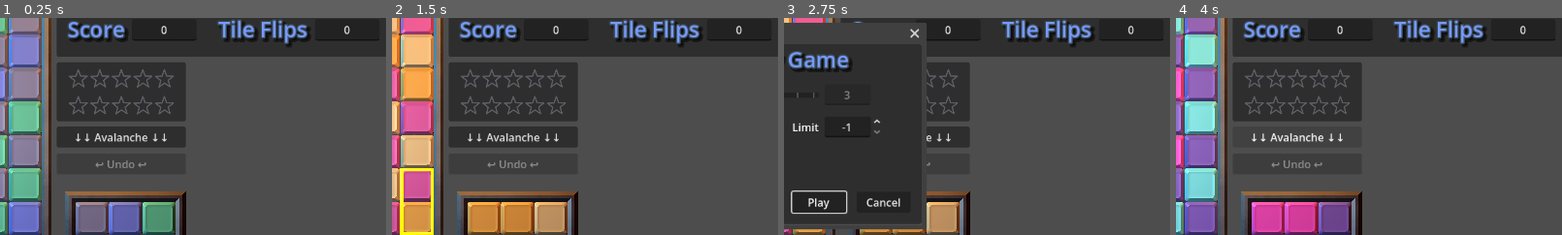
Above: before the commit, frames 1-4 (left to right).
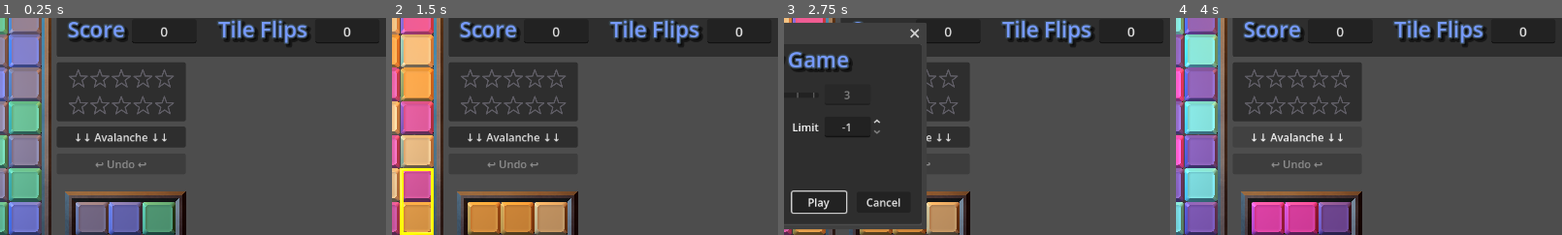
Above: after the commit, the same moments.

Repository: oxben/Swap
Game: Godot game, scene res://scenes/main.tscn
Two runs of this game, one before a commit and one after it. Both use one fixed random seed, a clock stepped at 60 frames per second and the inputs below.
Inputs:
- Up to frame 1 (0.25 s): no input
- Up to frame 2 (1.5 s): click "New Game" at 0.5 s; click "Play" at 1.25 s
- Up to frame 3 (2.75 s): click "New Game" at 2 s
- Up to frame 4 (4 s): click "Play" at 2.75 s; click "↓↓ Avalanche ↓↓" at 3.5 s
The pictures show only the part of the screen within x 49-99%, y 23-73%; the shares and areas given below are measured in that part.

The runs differ from the first frame. In frame 1, 0.3% of the frame differs, in the area x 34-98%, y 3-12%; in frame 2, 0.3%; in frame 3, 0.3%; in frame 4, 0.3%.

Commit message:
Improve sucess: new nofication, new sounds, fireworks!

Diff:
--- a/swap/scenes/main.gd
+++ b/swap/scenes/main.gd
@@ -23,6 +23,7 @@
 	$PlaygroundSquare.tile_clicked.connect(_on_tile_clicked)
 	$PlaygroundSquare.tile_destroyed.connect(_on_tile_destroyed)
 	$ConfigDialog.configuration_applied.connect(_on_new_game_configured)
+	$SuccessPanel.visible = false
 	start_game()
 
 
@@ -43,6 +44,7 @@
 
 
 func start_game():
+	$SuccessPanel.visible = false
 	$PanelScore/ButtonAvalanche.disabled = not Globals.options.avalanche_enabled
 	game_states.clear()
 	$PanelScore/ButtonUndo.disabled = true
@@ -176,7 +178,10 @@
 		stats.stars_won = min(stats.stars_won + 1, MAX_STARS)
 	self.update_score()
 	if $PlaygroundSquare.is_empty():
-		self.show_message("Success!")
+		#self.show_message("Success!")
+		$SuccessPanel.visible = true
+		$AudioPlayerSuccess.play()
+		$PlaygroundSquare.celebrate_success()
 
 
 func _on_button_avalanche_pressed() -> void:
--- a/swap/scenes/main.tscn
+++ b/swap/scenes/main.tscn
@@ -7,10 +7,20 @@
 [ext_resource type="LabelSettings" uid="uid://cntcvhe0hmawc" path="res://assets/ui/score_label_settings.tres" id="4_jyhfs"]
 [ext_resource type="PackedScene" uid="uid://bydj2q725jr0f" path="res://scenes/stars_panel.tscn" id="5_tbgi4"]
 [ext_resource type="PackedScene" uid="uid://bypyb0ca87m6s" path="res://scenes/swap_title.tscn" id="6_tefeu"]
+[ext_resource type="AudioStream" uid="uid://yb6x54wod120" path="res://assets/sounds/success.ogg" id="8_tipki"]
 
 [sub_resource type="LabelSettings" id="LabelSettings_o6xl0"]
 font_size = 12
 font_color = Color(0.14767182, 0.14767179, 0.14767179, 1)
+
+[sub_resource type="LabelSettings" id="LabelSettings_tipki"]
+font_size = 32
+font_color = Color(1, 0.8509804, 0, 1)
+outline_size = 6
+outline_color = Color(0.80903864, 0.5088226, 0, 1)
+shadow_size = 12
+shadow_color = Color(0, 0, 0, 0.5019608)
+shadow_offset = Vector2(4, 4)
 
 [node name="Main" type="Node3D" unique_id=1447419065]
 script = ExtResource("1_0wfyh")
@@ -91,6 +101,7 @@
 offset_top = 24.0
 offset_right = 208.0
 offset_bottom = 56.0
+theme_override_font_sizes/font_size = 20
 text = "0"
 alignment = 1
 
@@ -110,6 +121,7 @@
 offset_top = 24.0
 offset_right = 480.0
 offset_bottom = 56.0
+theme_override_font_sizes/font_size = 20
 text = "0"
 alignment = 1
 
@@ -169,6 +181,25 @@
 label_settings = SubResource("LabelSettings_o6xl0")
 horizontal_alignment = 2
 
+[node name="SuccessPanel" type="Panel" parent="." unique_id=1647385504]
+offset_left = 192.0
+offset_top = 224.0
+offset_right = 448.0
+offset_bottom = 416.0
+
+[node name="SuccessLabel" type="Label" parent="SuccessPanel" unique_id=2135294787]
+layout_mode = 0
+offset_left = 8.0
+offset_top = 8.0
+offset_right = 248.0
+offset_bottom = 184.0
+text = "★★★
+SUCCESS
+★★★"
+label_settings = SubResource("LabelSettings_tipki")
+horizontal_alignment = 1
+vertical_alignment = 1
+
 [node name="ConfirmationDialog" type="ConfirmationDialog" parent="." unique_id=1658878266]
 
 [node name="AcceptDialog" type="AcceptDialog" parent="." unique_id=348880569]
@@ -181,6 +212,10 @@
 transform = Transform3D(3.9653835, 0, 0, 0, -8.742278e-08, 2, 0, -3.9653835, -1.7333242e-07, 0.052286148, 0.8049343, 0.073981225)
 light_energy = 0.5
 spot_range = 1.0
+
+[node name="AudioPlayerSuccess" type="AudioStreamPlayer" parent="." unique_id=995376325]
+stream = ExtResource("8_tipki")
+volume_db = -10.0
 
 [connection signal="pressed" from="PanelScore/ButtonAvalanche" to="." method="_on_button_avalanche_pressed"]
 [connection signal="pressed" from="PanelScore/ButtonUndo" to="." method="_on_button_undo_pressed"]
--- a/swap/scenes/playground_square.gd
+++ b/swap/scenes/playground_square.gd
@@ -166,6 +166,19 @@
 			tile_grid[y][x] = -1
 			if color_idx != -1:
 				self.add_tile(x, y, color_idx)
+
+
+func celebrate_success():
+	if not is_empty():
+		return
+
+	for y in range(GRID_SIZE):
+		for x in range(GRID_SIZE):
+			if randf() < 0.25:
+				var color = randi_range(0, Globals.options.color_count-1)
+				add_tile(x, y, color)
+				var tile = get_tile_node(x, y)
+				destroy_tile(tile, color, 1.5)
 
 
 func _on_tile_hovered(x: int, y: int, side: int):
@@ -318,7 +331,7 @@
 	return count
 
 
-func destroy_tile(tile, tile_color):
+func destroy_tile(tile, tile_color, explosion_lifetime=0.0):
 	"""
 	Remove tile from scene and and add explosion
 	"""
@@ -327,6 +340,7 @@
 	var explosion = explosion_scene.instantiate()
 	explosion.position = tile.position + Vector3(0, 0.02, 0)
 	explosion.color_mat = Globals.color_materials[tile_color]
+	explosion.lifetime = explosion_lifetime
 	add_child(explosion)
 
 
--- a/swap/scenes/stars_panel.gd
+++ b/swap/scenes/stars_panel.gd
@@ -3,6 +3,11 @@
 const star_count: int = 10
 
 func light_stars(count: int):
+	# delay a bit the display
+	await get_tree().create_timer(0.5).timeout
 	for i in range(star_count):
 		var star = self.get_node("SpriteStar_%d" % [i])
+		var prev_frame = star.frame
 		star.frame = 1 if i < count else 0
+		if star.frame > prev_frame:
+			$AudioPlayerNewStar.play()
--- a/swap/scenes/stars_panel.tscn
+++ b/swap/scenes/stars_panel.tscn
@@ -2,6 +2,7 @@
 
 [ext_resource type="Script" uid="uid://c876fw12gfct6" path="res://scenes/stars_panel.gd" id="1_8ptql"]
 [ext_resource type="Texture2D" uid="uid://3orq0phn48aq" path="res://assets/ui/star_anim.svg" id="1_kofbq"]
+[ext_resource type="AudioStream" uid="uid://c1ojoowxbifp3" path="res://assets/sounds/new_star.ogg" id="3_j42w6"]
 
 [node name="StarsPanel" type="Panel" unique_id=261354196]
 anchors_preset = 15
@@ -72,3 +73,7 @@
 scale = Vector2(0.5, 0.5)
 texture = ExtResource("1_kofbq")
 hframes = 2
+
+[node name="AudioPlayerNewStar" type="AudioStreamPlayer" parent="." unique_id=686727312]
+stream = ExtResource("3_j42w6")
+volume_db = -15.0
--- a/swap/scenes/tile_explosion.gd
+++ b/swap/scenes/tile_explosion.gd
@@ -1,7 +1,7 @@
 extends Node3D
 
 @export var color_mat : StandardMaterial3D
-
+@export var lifetime : float = 0.0
 
 func _ready():
 	# @FIXME seems a bit overkill to duplicate quad mesh for each particle node instance
@@ -9,6 +9,8 @@
 	quad_mesh = quad_mesh.duplicate()
 	quad_mesh.material = color_mat
 	$GPUParticles3D.draw_pass_1 = quad_mesh
+	if lifetime > 0.0:
+		$GPUParticles3D.lifetime = lifetime
 	$GPUParticles3D.emitting = true
 
 
Not shown, added: swap/assets/sounds/new_star.ogg.import
Not shown, added: swap/assets/sounds/new_star_02.ogg.import
Not shown, added: swap/assets/sounds/success.ogg.import
Not shown, added: swap/assets/sounds/ATTRIBUTIONS.md
Not shown, added: swap/assets/sounds/new_star.ogg
Not shown, added: swap/assets/sounds/new_star_02.ogg
Not shown, added: swap/assets/sounds/success.ogg
